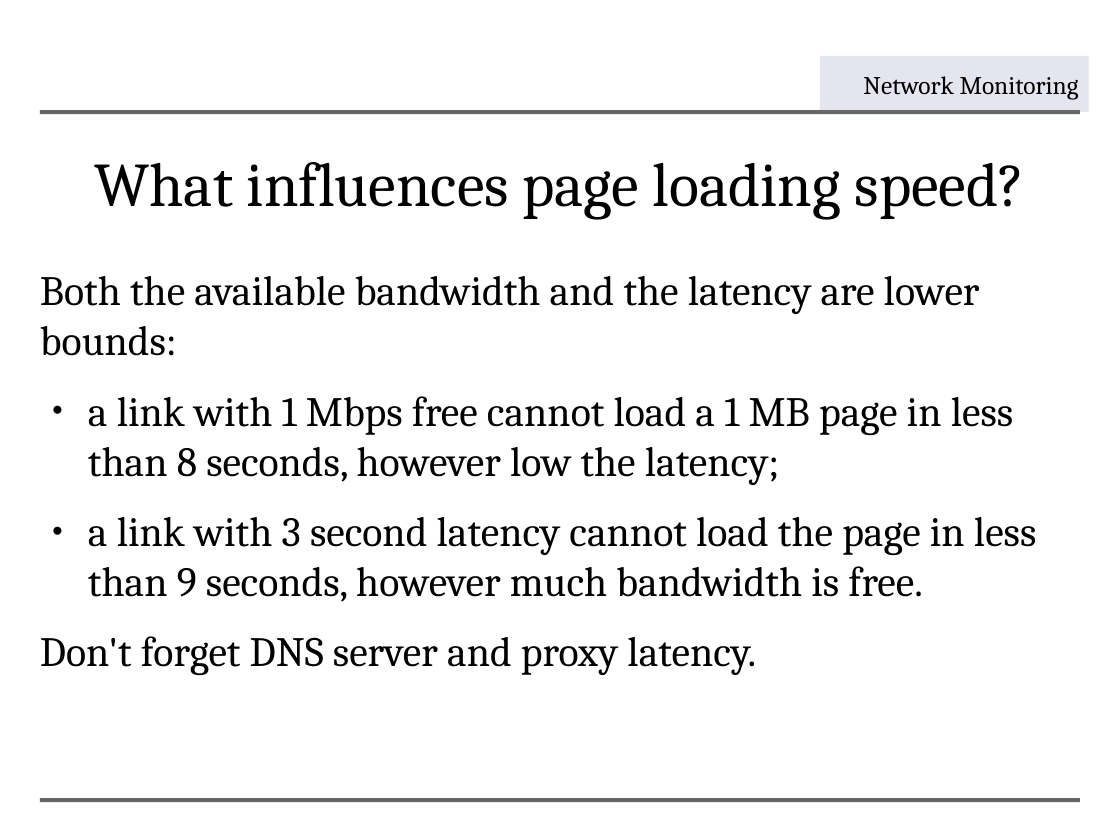
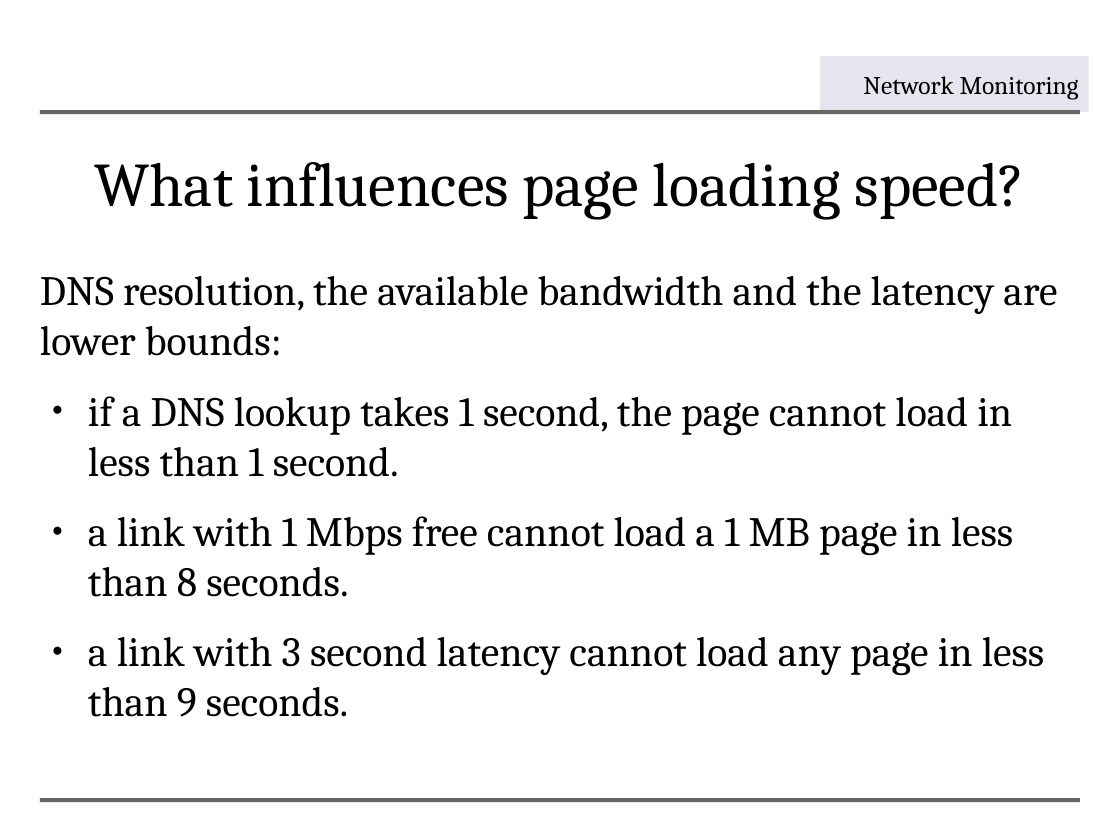
Before and after one commit to aptivate/inaspmaterials, a slide deck: slide 13 of generated/Network_Management/Unit_6_Solving_Network_Problems/Unit_6_Presentation.rst.odp. Drawn at 1120x840 pixels with LibreOffice and Linux fonts; fonts in the diff are those of the drawing; background and template pictures are left out. Boxes give left, top, right and bottom in pixels: in the first picture for what was removed or moved away, otherwise in the second. Text is boxed around its words. In the diff, an @@ line names an element or a change of style, - is before the commit and + after.

```diff
--- a/generated/Network_Management/Unit_6_Solving_Network_Problems/Unit_6_Presentation.rst.odp
+++ b/generated/Network_Management/Unit_6_Solving_Network_Problems/Unit_6_Presentation.rst.odp
@@ text at (40, 276, 1057, 717): text changed @@
-Both the available bandwidth and the latency are lower bounds:
-● a link with 1 Mbps free cannot load a 1 MB page in less than 8 seconds, however low the latency;
-● a link with 3 second latency cannot load the page in less than 9 seconds, however much bandwidth is free.
-Don't forget DNS server and proxy latency.
+DNS resolution, the available bandwidth and the latency are lower bounds:
+● if a DNS lookup takes 1 second, the page cannot load in less than 1 second.
+● a link with 1 Mbps free cannot load a 1 MB page in less than 8 seconds.
+● a link with 3 second latency cannot load any page in less than 9 seconds.
```
Also in this commit, not shown: 3 other slides changed, 1 slide added, 3 slides removed, 12 other files.
